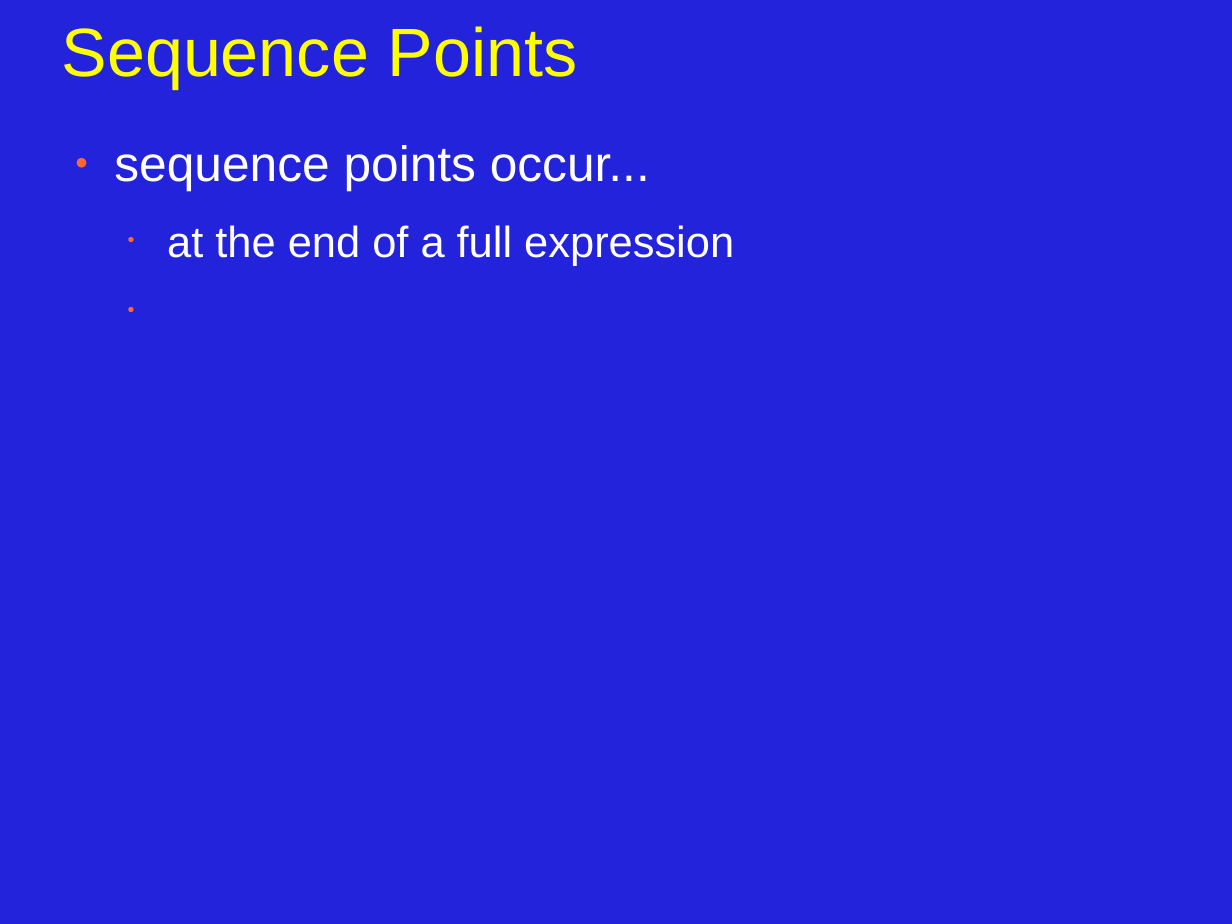
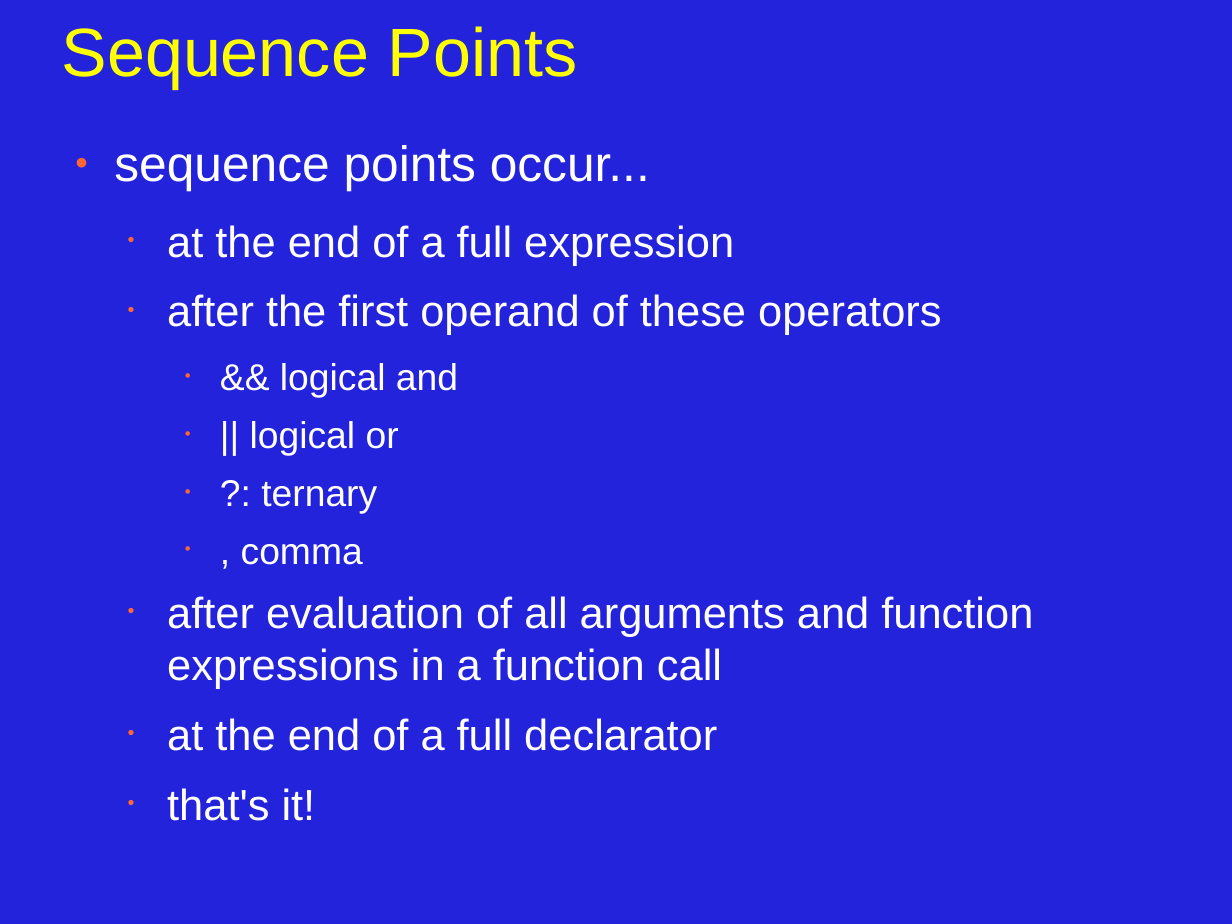
Before and after one commit to JonJagger/two-day-courses, a slide deck: slide 7 of cppf/01_Introduction_to_C++.odp (slide 4 before the commit). Drawn at 1232x924 pixels with LibreOffice and Linux fonts; fonts in the diff are those of the drawing. Boxes give left, top, right and bottom in pixels: in the first picture for what was removed or moved away, otherwise in the second. Text is boxed around its words. In the diff, an @@ line names an element or a change of style, - is before the commit and + after.

Commit message:
first draft of intro chapter

```diff
--- a/cppf/01_Introduction_to_C++.odp
+++ b/cppf/01_Introduction_to_C++.odp
@@ text at bbox=[167, 294, 1033, 821]: paragraphs added @@
+  • after the first operand of these operators
+    • && logical and
+    • || logical or
+    • ?: ternary
+    • , comma
+  • after evaluation of all arguments and function expressions in a function call
+  • at the end of a full declarator
+  • that's it!
```
Also in this commit, not shown: 4 other slides changed, 8 slides added, 5 slides removed.
